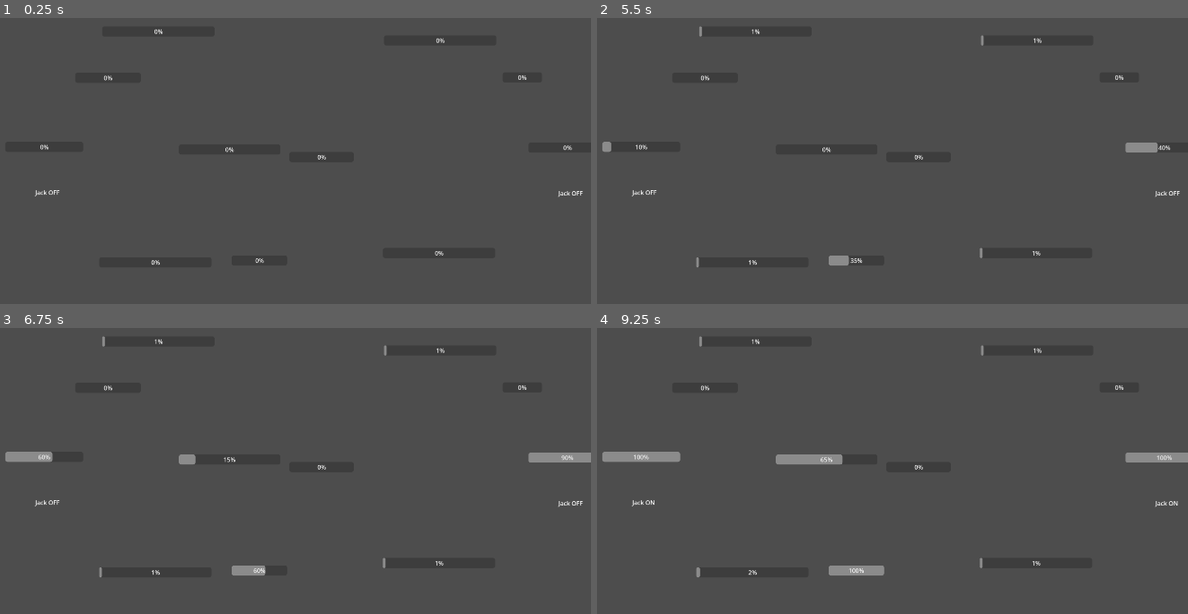
Above: before the commit, frames 1-4 (two rows, left to right).
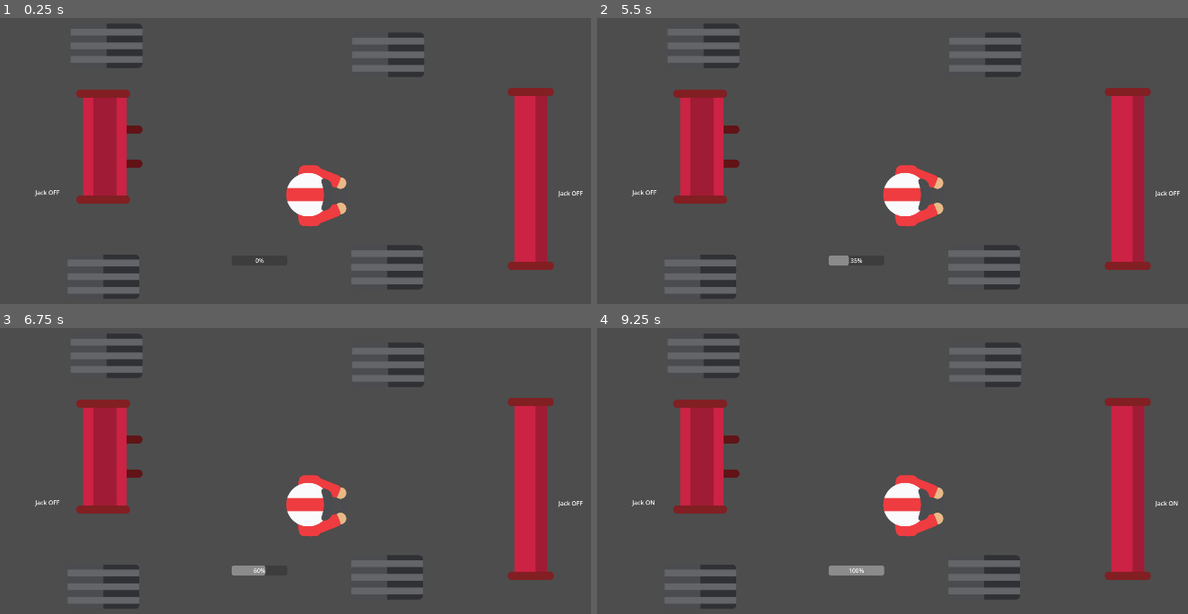
Above: after the commit, the same moments.

Repository: Al-p-i/GMTK2023
Game: Godot game, scene res://main.tscn
The game is run twice, just before and just after one commit, with the same random seed, the same clock (stepped at 60 frames per second) and the same inputs.
Inputs (mouse positions are in pixels of both pictures, inside the frame that each line leads up to):
- Up to frame 1 (0.25 s): no input
- Up to frame 2 (5.5 s): tap Enter at 0.5, 2, 3.5 s; move the mouse to (756, 75) at 0.52 s; click (756, 75) at 0.67 s; tap Space at 1.25, 2.75, 4.25 s; move the mouse to (outside the picture) at 1.27 s; click (outside the picture) at 1.42 s; move the mouse to (1034, 83) at 2.02 s; click (1034, 83) at 2.17 s; move the mouse to (1034, 295) at 2.77 s; click (1034, 295) at 2.92 s; move the mouse to (857, 289) at 3.52 s; click (857, 289) at 3.67 s; move the mouse to (1164, 195) at 4.27 s; click (1164, 195) at 4.42 s; move the mouse to (638, 195) at 5.02 s; click (638, 195) at 5.17 s
- Up to frame 3 (6.75 s): move the mouse to (230, 505) at 5.77 s; click (230, 505) at 5.92 s; move the mouse to (390, 482) at 6.52 s; click (390, 482) at 6.67 s
- Up to frame 4 (9.25 s): move the mouse to (685, 522) at 7.27 s; click (685, 522) at 7.42 s; move the mouse to (898, 413) at 8.02 s; click (898, 413) at 8.17 s; move the mouse to (792, 582) at 8.77 s; click (792, 582) at 8.92 s

The runs differ from the first frame. In frame 1, 13% of the frame differs, in the area x 6-97%, y 2-99%; in frame 2, 13%; in frame 3, 14%; in frame 4, 14%, in the area x 0-100%, y 2-99%.

Commit message:
Replace car internals with interactable nodes

Diff:
--- a/car/driver.tscn
+++ b/car/driver.tscn
@@ -1,4 +1,7 @@
-[gd_scene load_steps=2 format=3 uid="uid://1f4d8unce01q"]
+[gd_scene load_steps=4 format=3 uid="uid://1f4d8unce01q"]
+
+[ext_resource type="Texture2D" uid="uid://dybmvdgkihogs" path="res://assets/car/driver body.png" id="1_570ey"]
+[ext_resource type="Texture2D" uid="uid://cl8ilsyohnlc8" path="res://assets/car/driver_head.png" id="2_lmdjx"]
 
 [sub_resource type="RectangleShape2D" id="RectangleShape2D_cjmuu"]
 size = Vector2(176, 180)
@@ -13,7 +16,16 @@
 debug_color = Color(0.807843, 0.00392157, 0.996078, 0.419608)
 
 [node name="ProgressBar" type="ProgressBar" parent="."]
+visible = false
 offset_left = -7.0
 offset_top = -37.0
 offset_right = 165.0
 offset_bottom = -10.0
+
+[node name="DriverBody" type="Sprite2D" parent="."]
+position = Vector2(78, 80)
+texture = ExtResource("1_570ey")
+
+[node name="DriverHead" type="Sprite2D" parent="."]
+position = Vector2(48, 77)
+texture = ExtResource("2_lmdjx")
--- a/car/engine.tscn
+++ b/car/engine.tscn
@@ -3,7 +3,7 @@
 [ext_resource type="Script" path="res://car/engine.gd" id="1_fowtm"]
 
 [sub_resource type="RectangleShape2D" id="RectangleShape2D_8qn2f"]
-size = Vector2(271, 211)
+size = Vector2(199, 165)
 
 [node name="Engine" type="Node2D"]
 script = ExtResource("1_fowtm")
@@ -11,14 +11,15 @@
 [node name="Area2D" type="Area2D" parent="."]
 
 [node name="CollisionShape2D" type="CollisionShape2D" parent="Area2D"]
-position = Vector2(125.5, 95.5)
+position = Vector2(89.5, 72.5)
 shape = SubResource("RectangleShape2D_8qn2f")
 debug_color = Color(1, 0.0313726, 0.0392157, 0.419608)
 
 [node name="ProgressBar" type="ProgressBar" parent="."]
+visible = false
 offset_left = -10.0
 offset_top = -40.0
-offset_right = 261.0
+offset_right = 187.0
 offset_bottom = -13.0
 
 [node name="ProgressTimer" type="Timer" parent="."]
--- a/car/front_wing.tscn
+++ b/car/front_wing.tscn
@@ -1,19 +1,26 @@
-[gd_scene load_steps=2 format=3 uid="uid://by13woh5462ng"]
+[gd_scene load_steps=3 format=3 uid="uid://by13woh5462ng"]
+
+[ext_resource type="Texture2D" uid="uid://cjhh26g6mqbe2" path="res://assets/car/front_wing_good.png" id="1_ejrvo"]
 
 [sub_resource type="RectangleShape2D" id="RectangleShape2D_phwyp"]
-size = Vector2(103, 584)
+size = Vector2(113, 480)
 
 [node name="FrontWing" type="Node2D"]
 
 [node name="Area2D" type="Area2D" parent="."]
 
 [node name="CollisionShape2D" type="CollisionShape2D" parent="Area2D"]
-position = Vector2(41.5, 282)
+position = Vector2(64.5, 241)
 shape = SubResource("RectangleShape2D_phwyp")
 debug_color = Color(0.662745, 0.513726, 0, 0.419608)
 
 [node name="ProgressBar" type="ProgressBar" parent="."]
-offset_left = -11.0
-offset_top = -40.0
-offset_right = 94.0
-offset_bottom = -13.0
+visible = false
+offset_left = 10.0
+offset_top = -30.0
+offset_right = 115.0
+offset_bottom = -3.0
+
+[node name="FrontWingGood" type="Sprite2D" parent="."]
+position = Vector2(69, 245)
+texture = ExtResource("1_ejrvo")
--- a/car/jack.tscn
+++ b/car/jack.tscn
@@ -25,6 +25,7 @@
 [node name="WorkTimer" type="Timer" parent="."]
 
 [node name="ProgressBar" type="ProgressBar" parent="."]
+visible = false
 offset_left = -10.0
 offset_top = -37.0
 offset_right = 198.0
--- a/car/rare_wing.tscn
+++ b/car/rare_wing.tscn
@@ -1,19 +1,26 @@
-[gd_scene load_steps=2 format=3 uid="uid://dyngkhe8mqs0s"]
+[gd_scene load_steps=3 format=3 uid="uid://dyngkhe8mqs0s"]
+
+[ext_resource type="Texture2D" uid="uid://cscuk6vslicqh" path="res://assets/car/rear_wing_good.png" id="1_230qi"]
 
 [sub_resource type="RectangleShape2D" id="RectangleShape2D_14ilt"]
-size = Vector2(185, 581)
+size = Vector2(147, 299)
 
 [node name="RareWing" type="Node2D"]
 
 [node name="Area2D" type="Area2D" parent="."]
 
 [node name="CollisionShape2D" type="CollisionShape2D" parent="Area2D"]
-position = Vector2(82.5, 280.5)
+position = Vector2(72.5, 152.5)
 shape = SubResource("RectangleShape2D_14ilt")
 debug_color = Color(0.682353, 0.501961, 0, 0.419608)
 
 [node name="ProgressBar" type="ProgressBar" parent="."]
-offset_left = -3.0
-offset_top = -42.0
-offset_right = 172.0
-offset_bottom = -15.0
+visible = false
+offset_left = -15.0
+offset_top = -25.0
+offset_right = 160.0
+offset_bottom = 2.0
+
+[node name="RearWingGood" type="Sprite2D" parent="."]
+position = Vector2(81, 156)
+texture = ExtResource("1_230qi")
--- a/car/tyre.tscn
+++ b/car/tyre.tscn
@@ -1,9 +1,10 @@
-[gd_scene load_steps=3 format=3 uid="uid://b2e6x4lqeafy4"]
+[gd_scene load_steps=4 format=3 uid="uid://b2e6x4lqeafy4"]
 
 [ext_resource type="Script" path="res://car/Tyre.gd" id="1_43ry6"]
+[ext_resource type="Texture2D" uid="uid://j6qt36bw3wqg" path="res://assets/car/tire_good.png" id="2_mw0ec"]
 
 [sub_resource type="RectangleShape2D" id="RectangleShape2D_hioxm"]
-size = Vector2(299, 195)
+size = Vector2(192, 117)
 
 [node name="Tyre" type="Node2D"]
 script = ExtResource("1_43ry6")
@@ -11,17 +12,22 @@
 [node name="Area2D" type="Area2D" parent="."]
 
 [node name="CollisionShape2D" type="CollisionShape2D" parent="Area2D"]
-position = Vector2(235.5, 136.5)
+position = Vector2(95, 58.5)
 shape = SubResource("RectangleShape2D_hioxm")
 debug_color = Color(0.517647, 0.541176, 0.537255, 0.419608)
 
 [node name="ProgressBar" type="ProgressBar" parent="."]
-offset_left = 87.0
-offset_top = 8.0
-offset_right = 387.0
-offset_bottom = 35.0
+visible = false
+offset_left = -2.0
+offset_top = -29.0
+offset_right = 298.0
+offset_bottom = -2.0
 metadata/_edit_use_anchors_ = true
 
 [node name="ProgressTimer" type="Timer" parent="."]
 
+[node name="TireGood" type="Sprite2D" parent="."]
+position = Vector2(98, 60)
+texture = ExtResource("2_mw0ec")
+
 [connection signal="input_event" from="Area2D" to="." method="_on_area_2d_input_event"]
--- a/scenes/CarContainer.tscn
+++ b/scenes/CarContainer.tscn
@@ -1,27 +1,18 @@
-[gd_scene load_steps=9 format=3 uid="uid://bbqi8vsbqasme"]
+[gd_scene load_steps=10 format=3 uid="uid://bbqi8vsbqasme"]
 
 [ext_resource type="Script" path="res://scripts/CarController.gd" id="1_fe5xa"]
+[ext_resource type="PackedScene" uid="uid://b2e6x4lqeafy4" path="res://car/tyre.tscn" id="2_awa1m"]
+[ext_resource type="PackedScene" uid="uid://dyngkhe8mqs0s" path="res://car/rare_wing.tscn" id="3_oxkpi"]
+[ext_resource type="PackedScene" uid="uid://by13woh5462ng" path="res://car/front_wing.tscn" id="4_scr2u"]
+[ext_resource type="PackedScene" uid="uid://1f4d8unce01q" path="res://car/driver.tscn" id="5_nwn1h"]
+[ext_resource type="PackedScene" uid="uid://baoqi07o2ex3l" path="res://car/engine.tscn" id="6_qi2kc"]
+[ext_resource type="PackedScene" uid="uid://bphsypn0noqoy" path="res://car/fueling.tscn" id="7_re7yb"]
 
 [sub_resource type="RectangleShape2D" id="RectangleShape2D_sv6vu"]
 size = Vector2(128, 128)
 
-[sub_resource type="CompressedTexture2D" id="CompressedTexture2D_7okvj"]
-load_path = "res://.godot/imported/front_wing.png-b0e6e21e02abaced2549ffd88876d2a6.ctex"
-
-[sub_resource type="CompressedTexture2D" id="CompressedTexture2D_jka02"]
-load_path = "res://.godot/imported/tire_normal.png-7a6680c84daf86c439af13c23732db36.ctex"
-
 [sub_resource type="CompressedTexture2D" id="CompressedTexture2D_yqivr"]
 load_path = "res://.godot/imported/body.png-b8c73c77b587abd445085cbdae951373.ctex"
-
-[sub_resource type="CompressedTexture2D" id="CompressedTexture2D_5rxqk"]
-load_path = "res://.godot/imported/rear_wing.png-343f25b1ac9da2f8de43e2fba95cd20e.ctex"
-
-[sub_resource type="CompressedTexture2D" id="CompressedTexture2D_4suyg"]
-load_path = "res://.godot/imported/driver body.png-97a49f23fbd9526b1b9ae2338721a695.ctex"
-
-[sub_resource type="CompressedTexture2D" id="CompressedTexture2D_ubo23"]
-load_path = "res://.godot/imported/driver_head.png-62d7d5379cfafa6f3a15b422d4122a9d.ctex"
 
 [node name="Car Container" type="Node2D"]
 script = ExtResource("1_fe5xa")
@@ -33,43 +24,32 @@
 [node name="CollisionShape2D" type="CollisionShape2D" parent="Car"]
 shape = SubResource("RectangleShape2D_sv6vu")
 
-[node name="Front Wing" type="Sprite2D" parent="Car"]
-position = Vector2(428, 0)
-texture = SubResource("CompressedTexture2D_7okvj")
+[node name="FLTyre" parent="Car" instance=ExtResource("2_awa1m")]
+position = Vector2(175, -211)
 
-[node name="Back Tires" type="Node2D" parent="Car"]
+[node name="FRTyre" parent="Car" instance=ExtResource("2_awa1m")]
+position = Vector2(173, 95)
 
-[node name="Tire_2" type="Sprite2D" parent="Car/Back Tires"]
-position = Vector2(-296, -174)
-texture = SubResource("CompressedTexture2D_jka02")
+[node name="BLTyre" parent="Car" instance=ExtResource("2_awa1m")]
+position = Vector2(-497, -235)
 
-[node name="Tire" type="Sprite2D" parent="Car/Back Tires"]
-position = Vector2(-296, 174)
-texture = SubResource("CompressedTexture2D_jka02")
+[node name="BRTyre" parent="Car" instance=ExtResource("2_awa1m")]
+position = Vector2(-494, 116)
+
+[node name="RareWing" parent="Car" instance=ExtResource("3_oxkpi")]
+position = Vector2(-596, -156)
+
+[node name="FrontWing" parent="Car" instance=ExtResource("4_scr2u")]
+position = Vector2(382, -244)
 
 [node name="Body" type="Sprite2D" parent="Car"]
 texture = SubResource("CompressedTexture2D_yqivr")
 
-[node name="Front Tires" type="Node2D" parent="Car"]
+[node name="Driver" parent="Car" instance=ExtResource("5_nwn1h")]
+position = Vector2(-122, -80)
 
-[node name="TireNormal3" type="Sprite2D" parent="Car/Front Tires"]
-position = Vector2(265, -174)
-texture = SubResource("CompressedTexture2D_jka02")
+[node name="Engine" parent="Car" instance=ExtResource("6_qi2kc")]
+position = Vector2(-394, -73)
 
-[node name="TireNormal4" type="Sprite2D" parent="Car/Front Tires"]
-position = Vector2(265, 174)
-texture = SubResource("CompressedTexture2D_jka02")
-
-[node name="Rear Wing" type="Sprite2D" parent="Car"]
-position = Vector2(-484, 0)
-texture = SubResource("CompressedTexture2D_5rxqk")
-
-[node name="Driver" type="Node2D" parent="Car"]
-
-[node name="DriverBody" type="Sprite2D" parent="Car/Driver"]
-position = Vector2(-42, 0)
-texture = SubResource("CompressedTexture2D_4suyg")
-
-[node name="DriverHead" type="Sprite2D" parent="Car/Driver"]
-position = Vector2(-69, 0)
-texture = SubResource("CompressedTexture2D_ubo23")
+[node name="Fueling" parent="." instance=ExtResource("7_re7yb")]
+position = Vector2(-175, 92)
